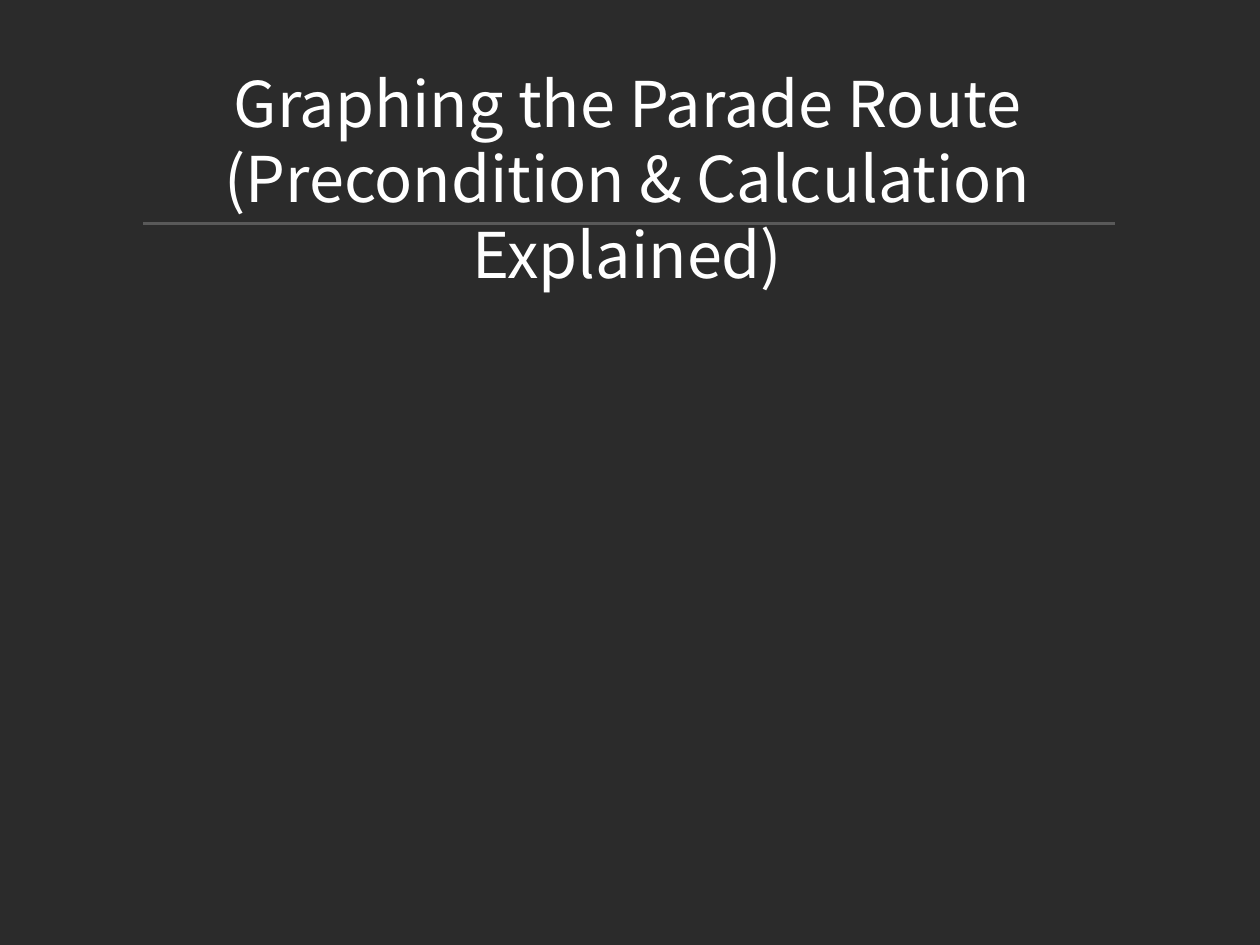
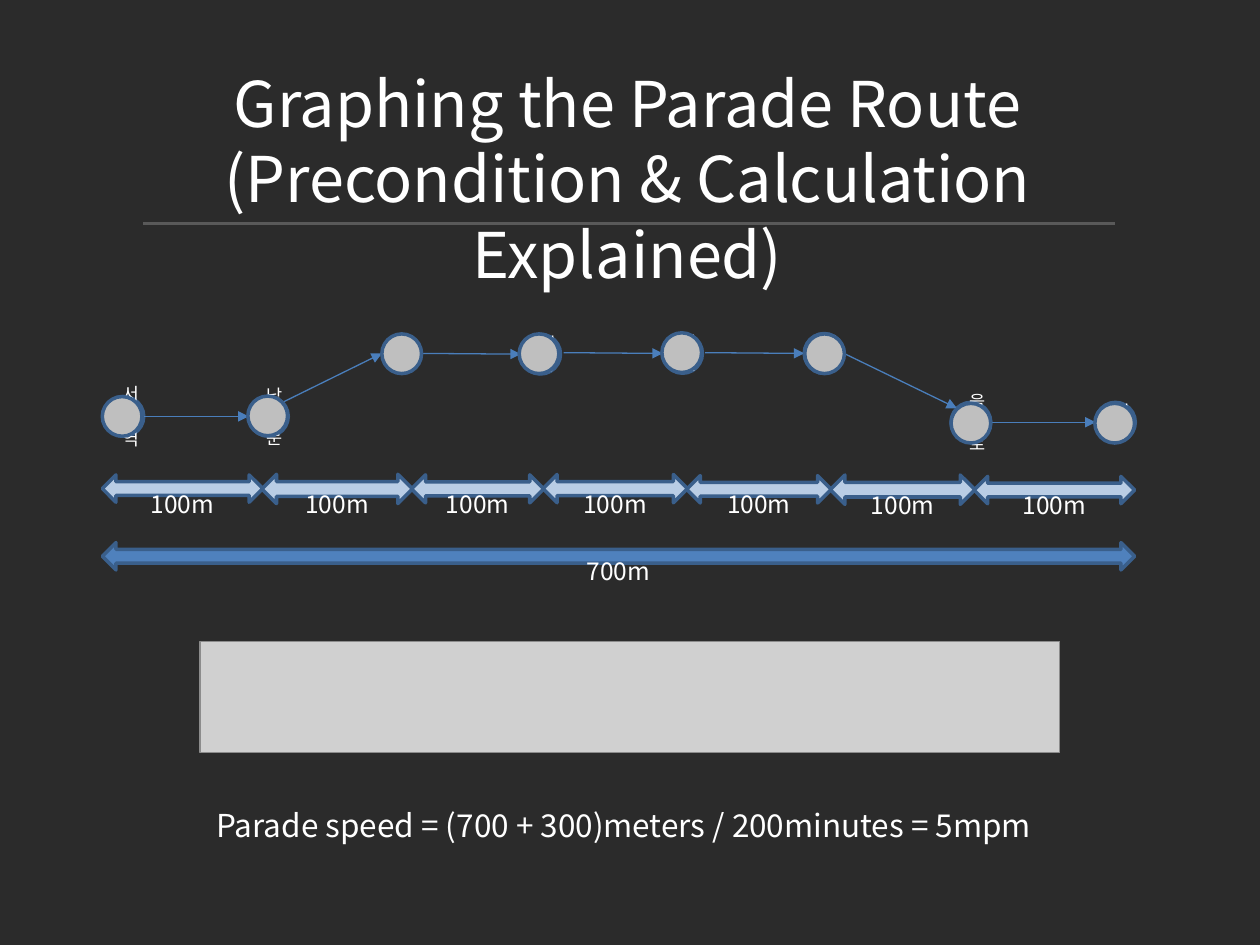
Before and after one commit to jowoni/Data-Structure-Design, a slide deck: slide 6 of Dynamic Graphs/Dynamic Graphs ppt.pptx. Drawn at 1260x945 pixels with LibreOffice and Linux fonts; fonts in the diff are those of the drawing; grey boxes stand for pictures; background and template pictures are left out; a plain dark background stands for a picture behind light text. Boxes give left, top, right and bottom in pixels: in the first picture for what was removed or moved away, otherwise in the second. Text is boxed around its words. In the diff, an @@ line names an element or a change of style, - is before the commit and + after.

```diff
--- a/Dynamic Graphs/Dynamic Graphs ppt.pptx
+++ b/Dynamic Graphs/Dynamic Graphs ppt.pptx
@@ arrow added from (282, 402) to (382, 354), #4B7EBC 0.75 pt @@
@@ ellipse added at [382,334,421,373], fill #BFBFBF, outline #3A5F8C 2 pt @@
@@ arrow added from (422, 354) to (520, 354), #4B7EBC 0.75 pt @@
@@ ellipse added at [519,334,558,373], fill #BFBFBF, outline #3A5F8C 2 pt @@
@@ ellipse added at [520,334,559,373], fill #4F81BD, outline #3A5F8C 2 pt, 10 pt, text #FFFFFF @@
+세종
@@ arrow added from (563, 353) to (663, 354), #4B7EBC 0.75 pt @@
@@ ellipse added at [662,333,701,372], fill #BFBFBF, outline #3A5F8C 2 pt @@
@@ ellipse added at [663,334,702,373], fill #4F81BD, outline #3A5F8C 2 pt, 10 pt, text #FFFFFF @@
+서린
@@ arrow added from (706, 353) to (804, 354), #4B7EBC 0.75 pt @@
@@ ellipse added at [804,334,843,373], fill #4F81BD, outline #3A5F8C 2 pt, 10 pt, text #FFFFFF @@
+종각
@@ ellipse added at [805,334,844,373], fill #BFBFBF, outline #3A5F8C 2 pt @@
@@ arrow added from (844, 354) to (956, 408), #4B7EBC 0.75 pt @@
@@ ellipse added at [102,397,141,436], fill #BFBFBF, outline #3A5F8C 2 pt @@
@@ ellipse added at [105,397,144,436], fill #4F81BD, outline #3A5F8C 2 pt, 10.5 pt, text #FFFFFF @@
+서울역
@@ arrow added from (144, 417) to (248, 417), #4B7EBC 0.75 pt @@
@@ ellipse added at [248,397,287,436], fill #4F81BD, outline #3A5F8C 2 pt, 10 pt, text #FFFFFF @@
+남대문
@@ ellipse added at [248,396,287,435], fill #BFBFBF, outline #3A5F8C 2 pt @@
@@ ellipse added at [951,402,990,441], fill #4F81BD, outline #3A5F8C 2 pt, 10 pt, text #FFFFFF @@
+을지로
@@ ellipse added at [951,403,990,442], fill #BFBFBF, outline #3A5F8C 2 pt @@
@@ ellipse added at [1095,403,1134,442], fill #BFBFBF, outline #3A5F8C 2 pt @@
@@ ellipse added at [1096,402,1135,441], fill #4F81BD, outline #3A5F8C 2 pt, 10 pt, text #FFFFFF @@
+개풍
@@ arrow added from (990, 422) to (1096, 422), #4B7EBC 0.75 pt @@
@@ left right arrow added at [102,475,262,503], fill #B9CDE5, outline #3A5F8C 2 pt, 14 pt, text #FFFFFF @@
+100m
@@ left right arrow added at [262,474,413,503], fill #B9CDE5, outline #3A5F8C 2 pt, 14 pt, text #FFFFFF @@
+100m
@@ left right arrow added at [412,475,544,503], fill #B9CDE5, outline #3A5F8C 2 pt, 14 pt, text #FFFFFF @@
+100m
@@ left right arrow added at [543,475,688,503], fill #B9CDE5, outline #3A5F8C 2 pt, 14 pt, text #FFFFFF @@
+100m
@@ left right arrow added at [687,475,832,503], fill #B9CDE5, outline #3A5F8C 2 pt, 14 pt, text #FFFFFF @@
+100m
@@ left right arrow added at [830,475,975,504], fill #B9CDE5, outline #3A5F8C 2 pt, 14 pt, text #FFFFFF @@
+100m
@@ left right arrow added at [974,476,1134,504], fill #B9CDE5, outline #3A5F8C 2 pt, 14 pt, text #FFFFFF @@
+100m
@@ left right arrow added at [102,543,1134,571], fill #4F81BD, outline #3A5F8C 2 pt, 14 pt, text #FFFFFF @@
+700m
@@ picture added at [200,641,1060,752] @@
@@ text added at [216,811,1031,845], 18 pt, text #FFFFFF @@
+Parade speed = (700 + 300)meters / 200minutes = 5mpm
```
Also in this commit, not shown: 3 other slides changed, 1 slide added, 1 slide removed, 2 other files.
